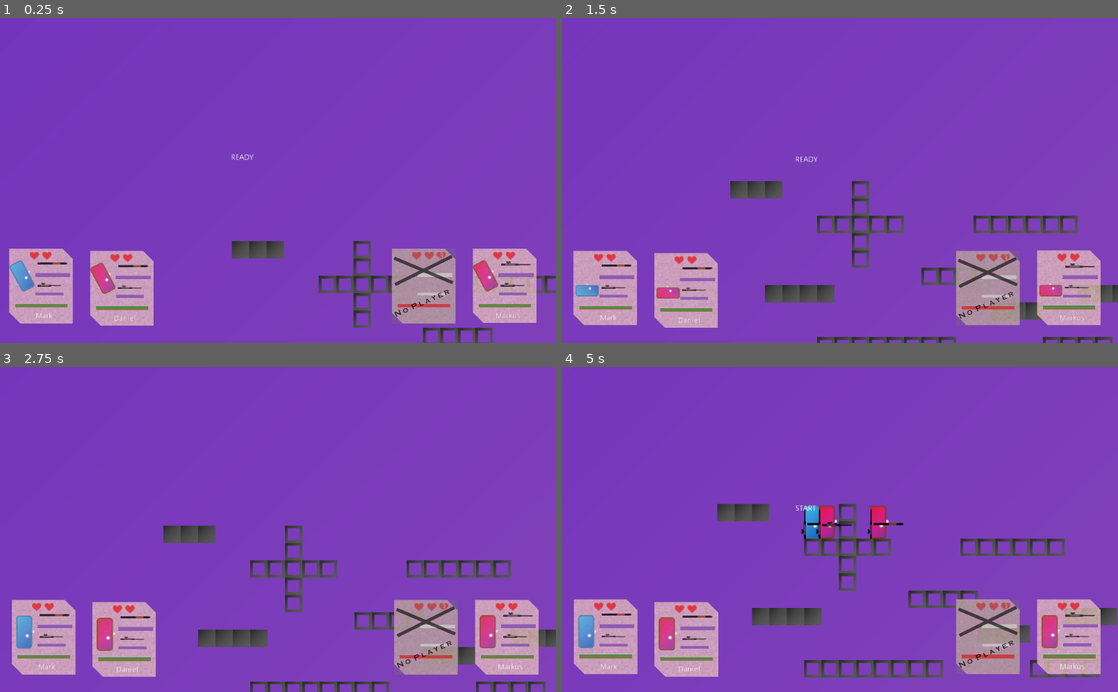
Above: before the commit, frames 1-4 (two rows, left to right).
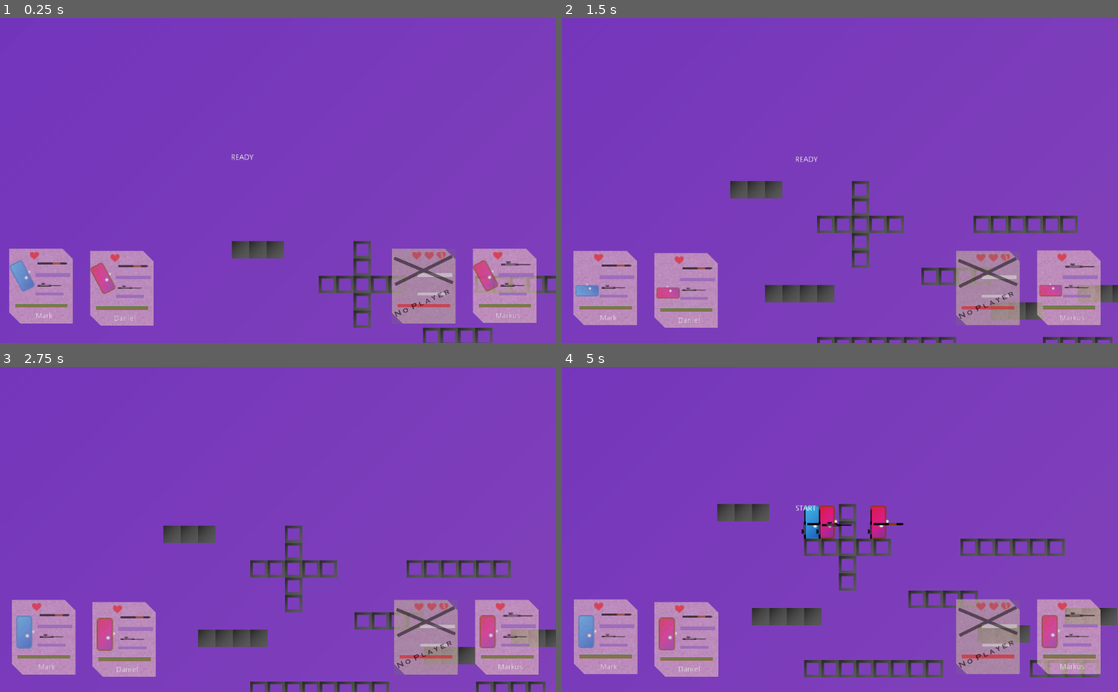
Above: after the commit, the same moments.

Repository: XanMarta/godot-game-battlefield
Game: Godot game, scene res://src/Game/PlayGround.tscn
The game is run twice, just before and just after one commit, with the same random seed, the same clock (stepped at 60 frames per second) and the same inputs.
Inputs:
- Up to frame 1 (0.25 s): no input
- Up to frame 2 (1.5 s): no input
- Up to frame 3 (2.75 s): no input
- Up to frame 4 (5 s): tap Enter at 2.75 s

The runs differ from the first frame. In frame 1, 0.3% of the frame differs, in the area x 2-97%, y 72-92%; in frame 2, 0.3%; in frame 3, 0.3%; in frame 4, 0.4%, in the area x 3-97%, y 72-95%.

Commit message:
Improve Screen

Diff:
--- a/src/Actor/Player.gd
+++ b/src/Actor/Player.gd
@@ -36,6 +36,7 @@
 	if init_gun_2 != "":
 		var new_gun = Gunlist.create_gun(init_gun_2)
 		gun_second.add_child(new_gun)
+	self.life = GameData.player_init_life
 	set_spawn_position()
 
 
--- a/src/Autoload/GameData.gd
+++ b/src/Autoload/GameData.gd
@@ -11,13 +11,14 @@
 var jump_power = 2
 var recoil_force = 5.0
 var player_health = 100
+var player_init_life = 1
 
 
 # Imported data ########################
 
 var player = []
 
-var player_life = 2
+
 
 
 func _ready():
--- a/src/GUI/Player_tag_scene.gd
+++ b/src/GUI/Player_tag_scene.gd
@@ -2,10 +2,6 @@
 
 
 
-
-func _ready():
-	position.y = -get_viewport().size.y
-
-
 func connect_player(player, stack):
-	get_node("Player" + str(stack)).connect_player(player)
+	if stack >= 0 and stack <= 3:
+		get_node("Player" + str(stack)).connect_player(player)
--- a/src/GUI/Player_tag_scene.tscn
+++ b/src/GUI/Player_tag_scene.tscn
@@ -4,7 +4,7 @@
 [ext_resource path="res://src/GUI/Player_tag_scene.gd" type="Script" id=2]
 
 [node name="Player_tag_scene" type="Node2D"]
-modulate = Color( 1, 1, 1, 0.760784 )
+modulate = Color( 1, 1, 1, 0.619608 )
 script = ExtResource( 2 )
 
 [node name="Player0" parent="." instance=ExtResource( 1 )]
--- a/src/Game/Actors.gd
+++ b/src/Game/Actors.gd
@@ -8,7 +8,7 @@
 
 
 func prepare_game():
-	var player_tag = get_parent().get_node("Player_tag_scene")
+	var player_tag = get_parent().get_node("Screen/Player_tag_scene")
 	# Import player
 	for stack in GameData.player.size():
 		var player = GameData.player[stack]
--- a/src/Game/PlayGround.gd
+++ b/src/Game/PlayGround.gd
@@ -2,6 +2,9 @@
 
 
 export (PackedScene) var player_scene
+
+var is_running = false
+
 
 
 func init_player():
@@ -36,19 +39,22 @@
 
 func prepare_game():
 	$Actors.prepare_game()
-	$GameGUI.start()
+	$Screen/GameGUI.start()
 
 
 func start_game():
 	$Map.start_game()
 	$Actors.start_game()
+	is_running = true
 
 func end_game(winner):
-	$Map.end_game()
-	if winner != null:
-		$GameGUI.end(winner)
-	else:
-		$GameGUI.end();
+	if is_running:
+		$Map.end_game()
+		if winner != null:
+			$Screen/GameGUI.end(winner)
+		else:
+			$Screen/GameGUI.end()
+		is_running = false
 
 func quit_game():
 	get_tree().quit()
--- a/src/Game/PlayGround.tscn
+++ b/src/Game/PlayGround.tscn
@@ -36,6 +36,9 @@
 script = ExtResource( 7 )
 player_scene = ExtResource( 3 )
 
+[node name="Bubble_scene" type="Node2D" parent="."]
+script = ExtResource( 9 )
+
 [node name="Camera" type="Node2D" parent="."]
 script = ExtResource( 6 )
 
@@ -51,23 +54,15 @@
 
 [node name="Screen" type="Node2D" parent="Camera"]
 
-[node name="PlayerTag" type="RemoteTransform2D" parent="Camera/Screen"]
-remote_path = NodePath("../../../Player_tag_scene")
-update_rotation = false
-update_scale = false
+[node name="Screen" type="RemoteTransform2D" parent="Camera/Screen"]
+remote_path = NodePath("../../../Screen")
 
-[node name="GameGUI" type="RemoteTransform2D" parent="Camera/Screen"]
-remote_path = NodePath("../../../GameGUI")
-update_rotation = false
-update_scale = false
+[node name="Screen" type="Node2D" parent="."]
 
-[node name="Bubble_scene" type="Node2D" parent="."]
-script = ExtResource( 9 )
+[node name="Player_tag_scene" parent="Screen" instance=ExtResource( 5 )]
 
-[node name="Player_tag_scene" parent="." instance=ExtResource( 5 )]
-
-[node name="GameGUI" parent="." instance=ExtResource( 10 )]
+[node name="GameGUI" parent="Screen" instance=ExtResource( 10 )]
 [connection signal="timeout" from="Map/ItemSpawn" to="Map" method="_on_ItemSpawn_timeout"]
 [connection signal="end_game" from="Actors" to="." method="end_game"]
-[connection signal="end_game" from="GameGUI" to="." method="quit_game"]
-[connection signal="start_game" from="GameGUI" to="." method="start_game"]
+[connection signal="end_game" from="Screen/GameGUI" to="." method="quit_game"]
+[connection signal="start_game" from="Screen/GameGUI" to="." method="start_game"]
